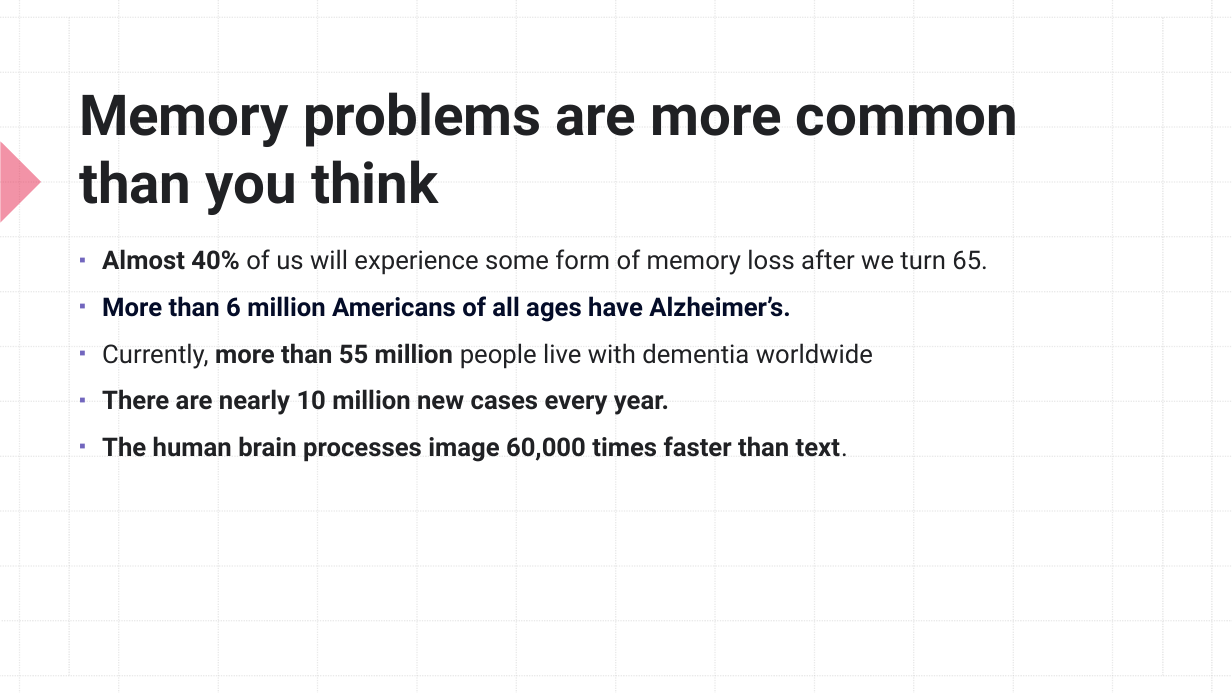
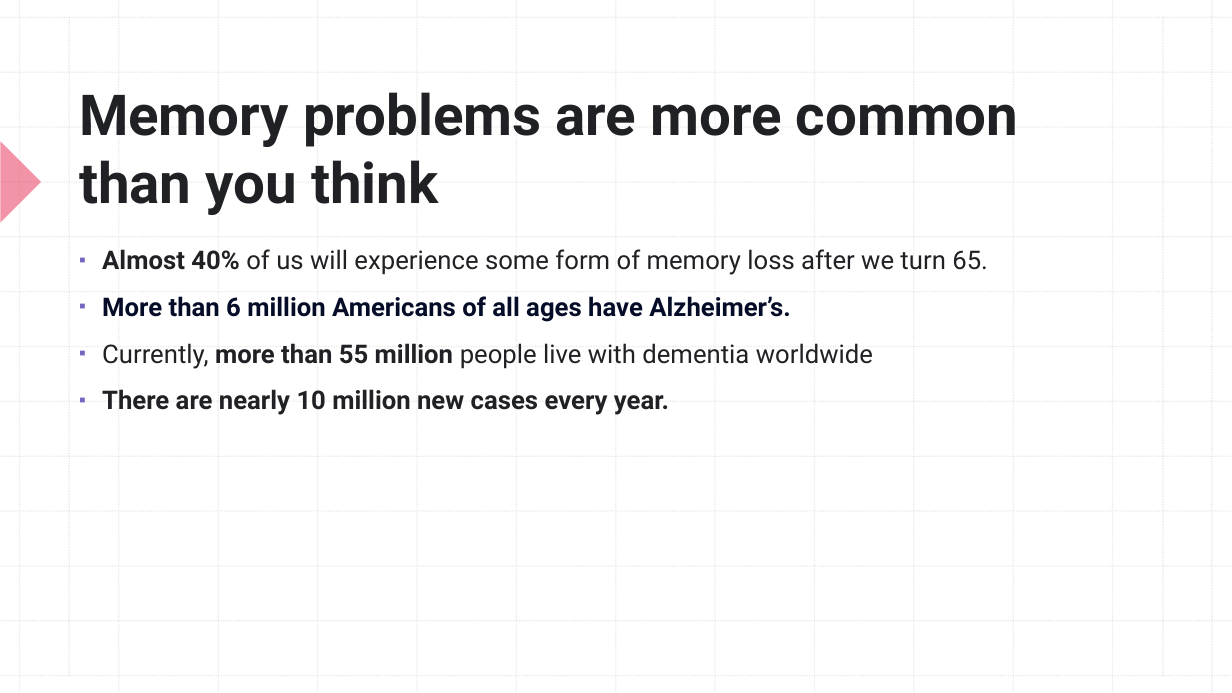
Before and after one commit to CSC-4350-TR-SP2023/Team3, a slide deck: slide 4 of docs/Graphical_Passwords.pptx (slide 3 before the commit). Drawn at 1232x693 pixels with LibreOffice and Linux fonts; fonts in the diff are those of the drawing. Boxes give left, top, right and bottom in pixels: in the first picture for what was removed or moved away, otherwise in the second. Text is boxed around its words. In the diff, an @@ line names an element or a change of style, - is before the commit and + after.

```diff
--- a/docs/Graphical_Passwords.pptx
+++ b/docs/Graphical_Passwords.pptx
@@ text at [102,436,848,462]: paragraph removed @@
-▪ The human brain processes image 60,000 times faster than text.
```
Also in this commit, not shown: 4 other slides changed, 3 slides added.
